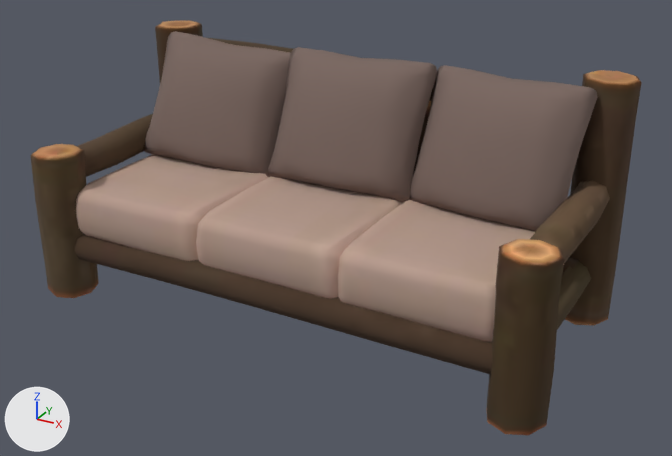
Before and after pictures for a commit that changed the glTF model app/static/room/models/f4044.glb.
Rendered twice from a camera (50 mm lens) standing at (15.6, -27.2, 16.7) and looking at (0.7, -0.2, 3.3). The axes (+X, +Y, +Z) are drawn at lower left. The lights are the same throughout. The picture after the commit comes second. Where no turn or scale is listed for an object, it has been applied to the vertices. Vertices at exactly the same position are counted once.

Script lines for the objects in view, before the commit:
```python
me_mesh_0 = bpy.data.meshes.new('Mesh_0')
me_mesh_0.from_pydata(...)  # 1149 vertices, 2104 faces; spans x 0.0..19.9, y -9.5..0.0, z 0.0..9.0
# faces by material slot: [1504, 600]
me_mesh_0.materials.append(mat_mrebody)
me_mesh_0.materials.append(mat_mrefabric)
ob_mesh_0 = bpy.data.objects.new('Mesh_0', me_mesh_0)
ob_mesh_0.location = (-9.94, 4.77, 0.0)
```
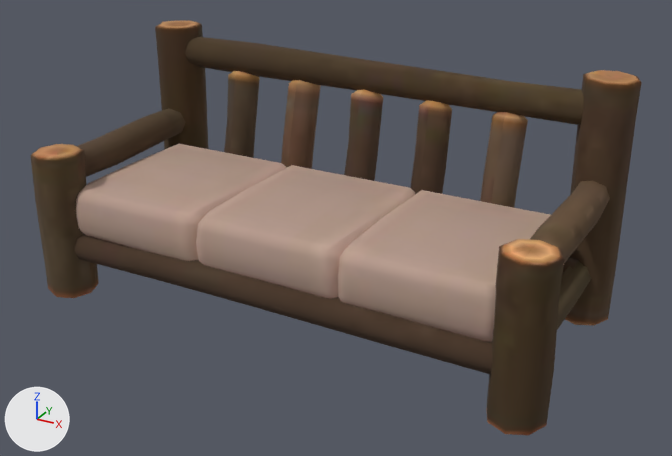
What differs and where, as boxes (x1, y1, x2, y2) in the pictures (672 x 456 px):
part 1 of me_mesh_0, deleted (brown): before (143, 31, 290, 177)
part 2 of me_mesh_0, deleted (brown): before (409, 65, 597, 232)
part 3 of me_mesh_0, deleted (brown): before (268, 47, 437, 202)

Diff of the bpy script that builds the scene:
```diff
--- a/app/static/room/models/f4044.glb.py
+++ b/app/static/room/models/f4044.glb.py
@@ me_mesh_0 @@
 # used by ob_mesh_0; location = (-9.94, 4.77, 0.0)
-me_mesh_0.from_pydata(...)  # 1149 vertices, 2104 faces; spans x 0.0..19.9, y -9.5..0.0, z 0.0..9.0
+me_mesh_0.from_pydata(...)  # 843 vertices, 1504 faces; spans x 0.0..19.9, y -9.5..0.0, z 0.0..9.0
+# me_mesh_0 part 1: the loose piece of 102 vertices spanning x 1.5..7.4, y -4.8..-1.5, z 4.0..8.9 is deleted
+# me_mesh_0 part 2: the loose piece of 102 vertices spanning x 12.7..18.8, y -4.6..-1.3, z 4.2..8.8 is deleted
+# me_mesh_0 part 3: the loose piece of 102 vertices spanning x 7.1..13.0, y -4.6..-1.5, z 4.3..8.8 is deleted
 me_mesh_0.materials.append(mat_mrebody)
-me_mesh_0.materials.append(mat_mrefabric)
```
